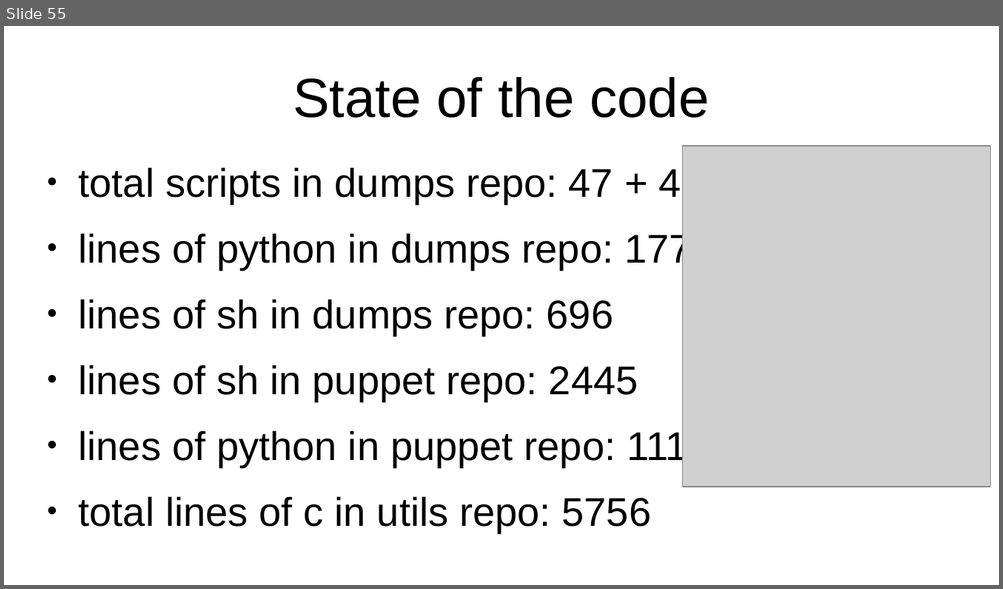
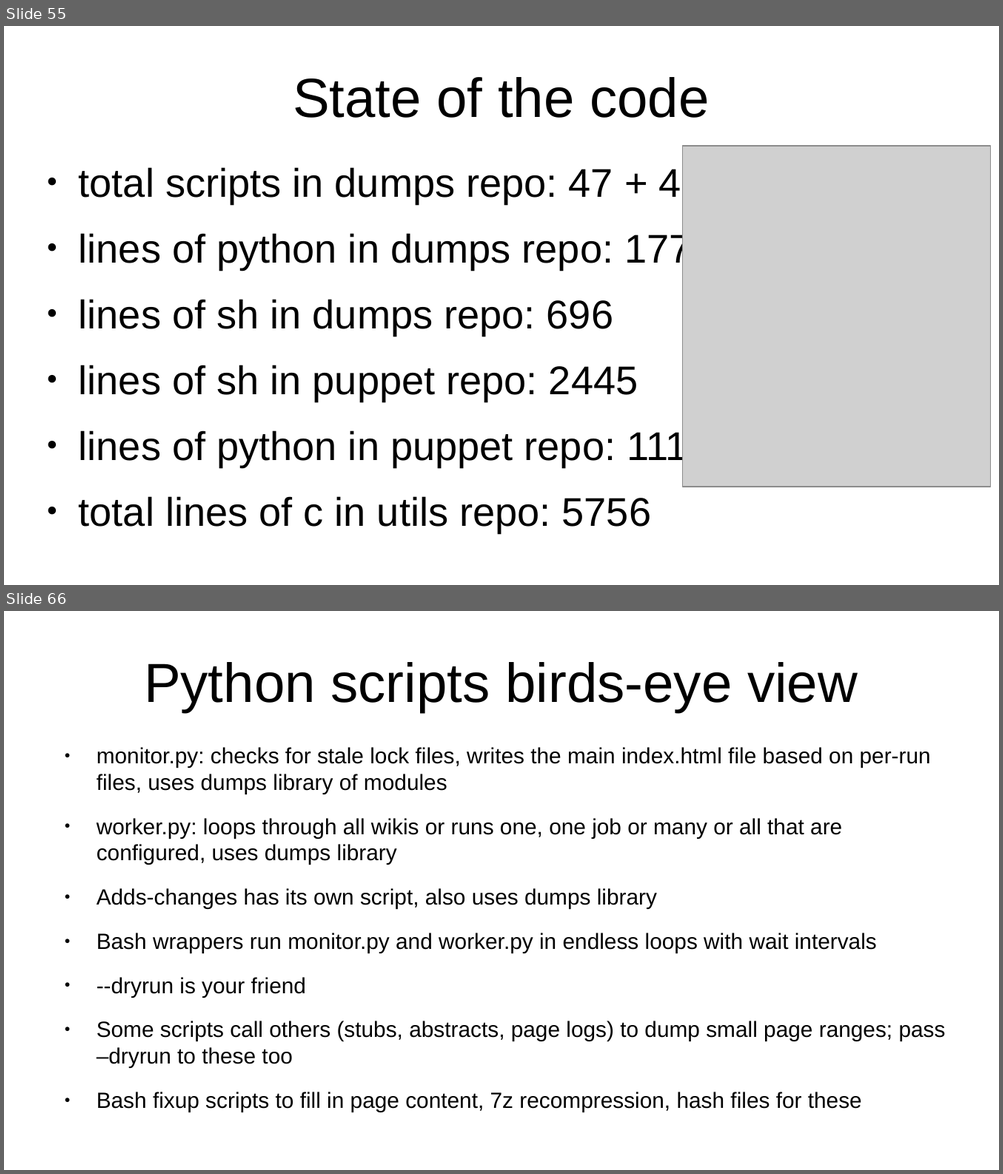
Before and after one commit to apergos/wikitalks, a slide deck: dumps-9-years-compressed.odp. Shown one above the other, each under a label of ours: slide 55 before the commit, slides 55 and 66 after it; the slides between them are not shown. The pictures are 1003x589 and 1003x1174 pixels, drawn with LibreOffice and Linux fonts; fonts in the diff are those of the drawing; grey boxes stand for pictures. Boxes give left, top, right and bottom in pixels: in the first picture for what was removed or moved away, otherwise in the second. Text is boxed around its words. In the diff, an @@ line names an element or a change of style, - is before the commit and + after.

Commit message:
update the dumps talk with a little (very little) info about internals

```diff
--- a/dumps-9-years-compressed.odp
+++ b/dumps-9-years-compressed.odp
@@ slide 66 added at [4,611,999,1170], background #FFFFFF @@
@@ title added at [144,662,857,712], 44 pt, text #000000 @@
+Python scripts birds-eye view
@@ text added at [96,747,945,1112], 17.6 pt, text #000000 @@
+● monitor.py: checks for stale lock files, writes the main index.html file based on per-run files, uses dumps library of modules
+● worker.py: loops through all wikis or runs one, one job or many or all that are configured, uses dumps library
+● Adds-changes has its own script, also uses dumps library
+● Bash wrappers run monitor.py and worker.py in endless loops with wait intervals
+● --dryrun is your friend
+● Some scripts call others (stubs, abstracts, page logs) to dump small page ranges; pass –dryrun to these too
+● Bash fixup scripts to fill in page content, 7z recompression, hash files for these
```
Also in this commit, not shown: 11 slides changed, 12 other slides added.
